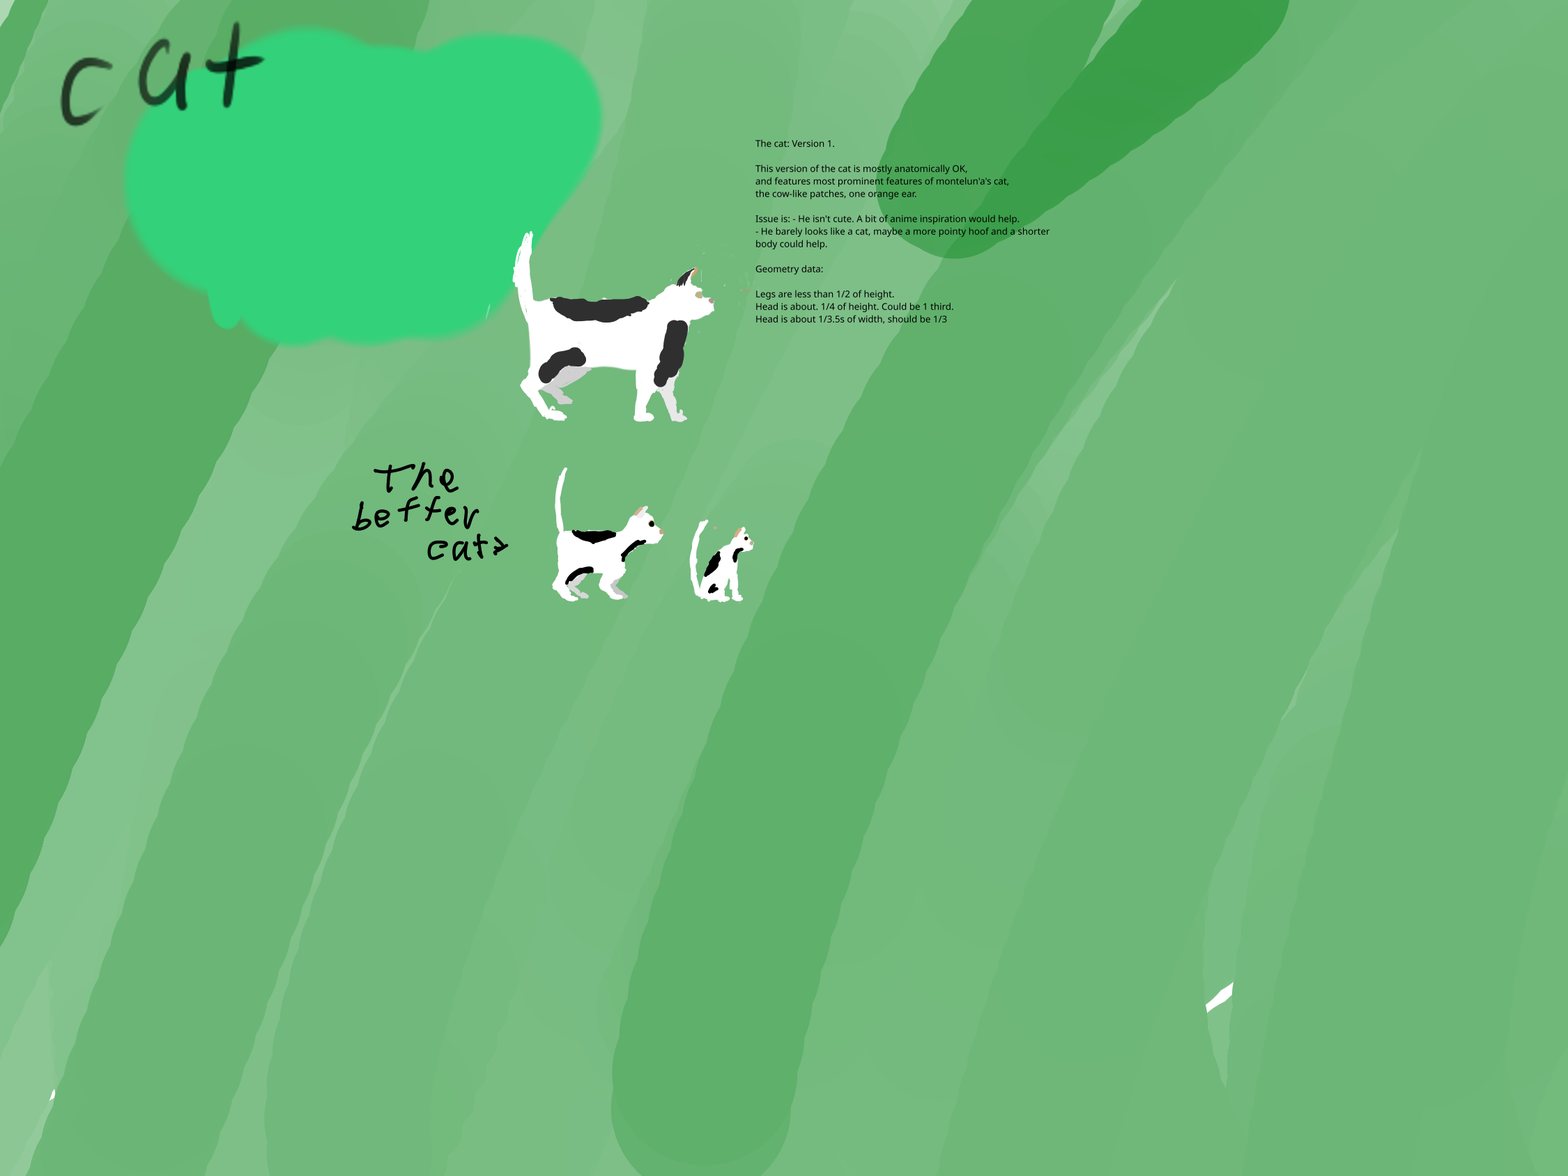
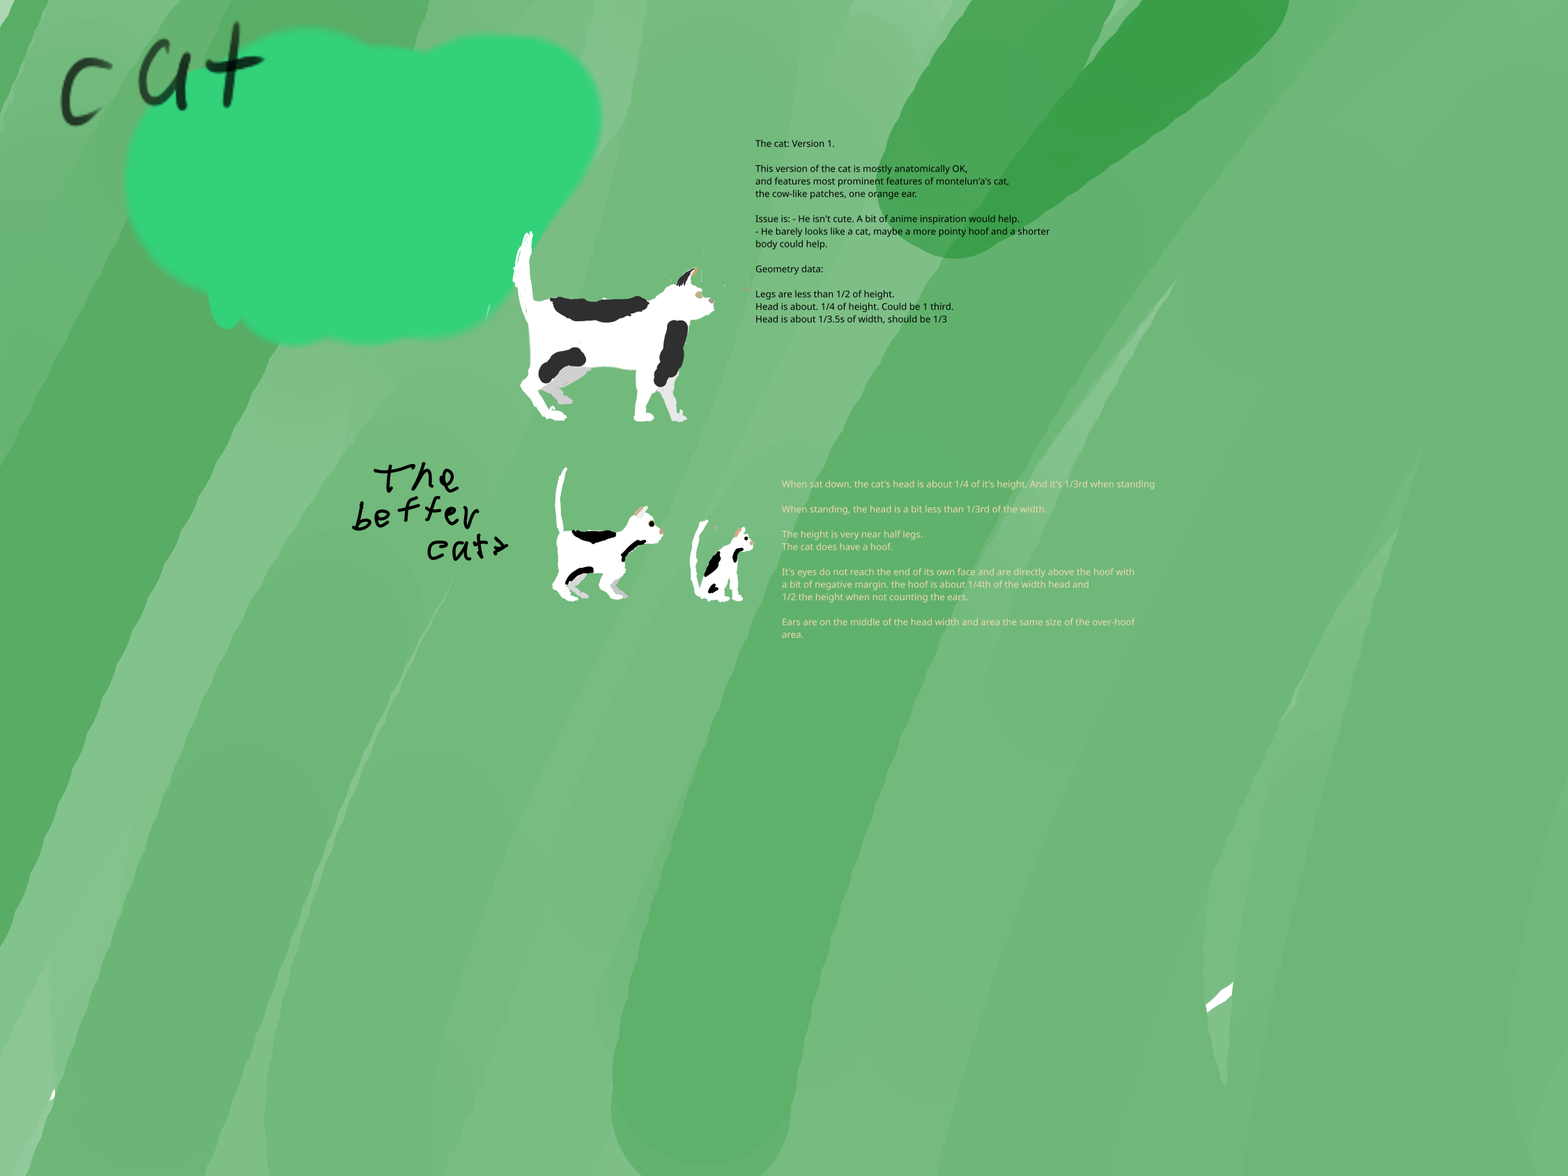
Comparing the layer stacks of the two w=1568, h=1176 images. Changes:
painted on "Layer 2" over [781, 480, 803, 625]
painted on "Layer 1" over [781, 480, 1155, 639]